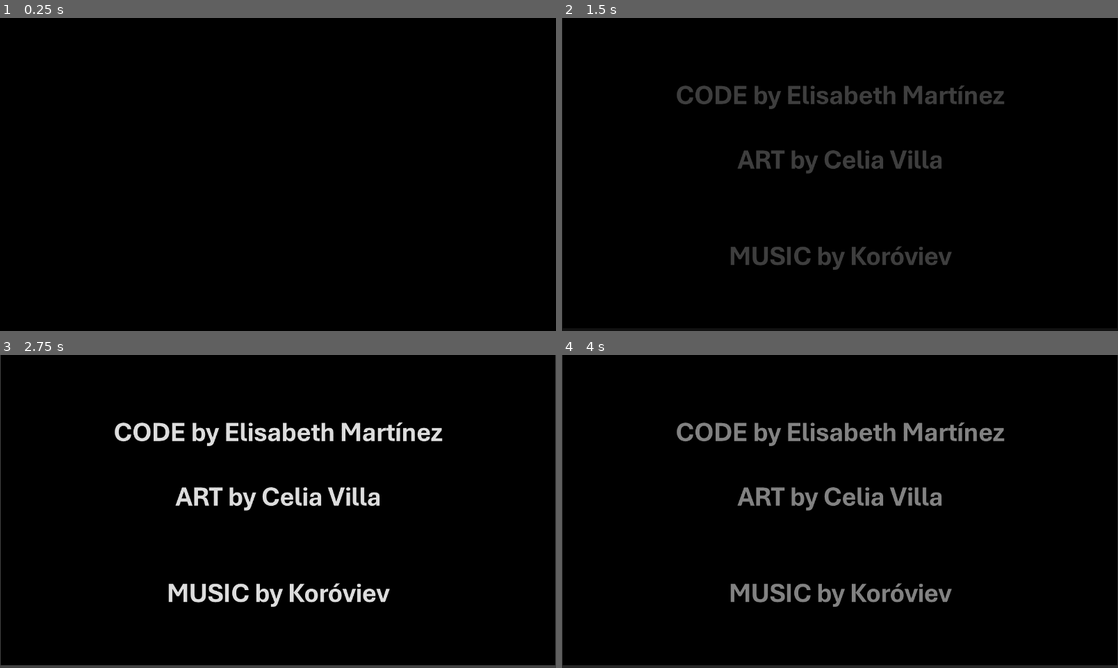
Above: before the commit, frames 1-4 (two rows, left to right).
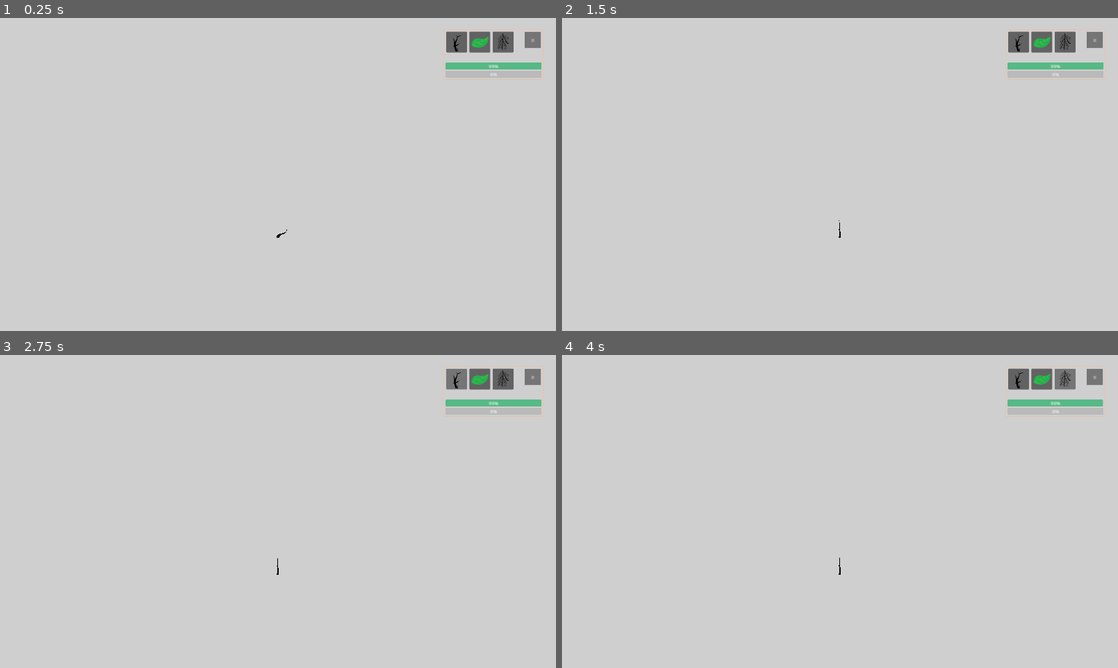
Above: after the commit, the same moments.

Repository: Elysaveth/gmtkjam24
Game: Godot game, scene res://scenes/intro.tscn
The game is run twice, just before and just after one commit, with the same random seed, the same clock (stepped at 60 frames per second) and the same inputs.
Inputs (mouse positions are in pixels of both pictures, inside the frame that each line leads up to):
- Up to frame 1 (0.25 s): no input
- Up to frame 2 (1.5 s): click (1095, 39) at 0.5 s, where only the run after the commit has a clickable "II"; click (840, 171) at 1.25 s, where only the run after the commit has a clickable "Retry"
- Up to frame 3 (2.75 s): click (455, 380) at 2.02 s
- Up to frame 4 (4 s): click (1040, 380) at 2.77 s; click (1062, 380) at 3.52 s

The runs differ from the first frame. In frame 1, 100% of the frame differs, in the area x 0-100%, y 0-100%; in frame 2, 100%; in frame 3, 97%; in frame 4, 100%.

Commit message:
crecimiento

Diff:
--- a/intro.gd
+++ b/intro.gd
@@ -3,10 +3,10 @@
 
 # Called when the node enters the scene tree for the first time.
 func _ready():
-	$AnimationPlayer.play("fade in")
-	await(get_tree().create_timer(10)).timeout
+	#$AnimationPlayer.play("fade in")
+	#await(get_tree().create_timer(10)).timeout
 	get_tree().change_scene_to_file("res://scenes/tree_level.tscn")
 
 # Called every frame. 'delta' is the elapsed time since the previous frame.
-func _process(delta):
+func _process(_delta):
 	pass
--- a/resources/normal_branch.tres
+++ b/resources/normal_branch.tres
@@ -4,5 +4,5 @@
 
 [resource]
 script = ExtResource("1_ferxl")
-growth_rate = 0.01
-move_rate = 1.0
+growth_rate = 0.003
+move_rate = 0.3
--- a/resources/normal_root.tres
+++ b/resources/normal_root.tres
@@ -4,5 +4,5 @@
 
 [resource]
 script = ExtResource("1_2ann1")
-growth_rate = 0.01
-move_rate = 1.0
+growth_rate = 0.001
+move_rate = 0.1
--- a/resources/normal_tree.tres
+++ b/resources/normal_tree.tres
@@ -21,7 +21,8 @@
 
 [resource]
 script = ExtResource("1_it08l")
-energy = 500
+energy = 1000
+move_rate_leafs = 2.5
 GROW_SPEED = 3.0
 MAX_ANGLE = 0.1
 branch_types = Array[PackedScene]([ExtResource("2_ef4dl"), ExtResource("3_dokdp"), ExtResource("4_2xror"), ExtResource( …(183 unchanged characters)…
--- a/scenes/intro.tscn
+++ b/scenes/intro.tscn
@@ -4,6 +4,33 @@
 [ext_resource type="Texture2D" uid="uid://d3gy86it0gxi1" path="res://sprites/INTRO/Slide1.PNG" id="2_8tbfw"]
 [ext_resource type="Texture2D" uid="uid://dnxpn7yr8351e" path="res://sprites/INTRO/Slide2.PNG" id="3_7go34"]
 [ext_resource type="AudioStream" uid="uid://cmudct671ayc4" path="res://resources/Popota said tiriri.mp3" id="3_argo6"]
+
+[sub_resource type="Animation" id="Animation_jrucf"]
+length = 0.001
+tracks/0/type = "value"
+tracks/0/imported = false
+tracks/0/enabled = true
+tracks/0/path = NodePath("ColorRect:color")
+tracks/0/interp = 1
+tracks/0/loop_wrap = true
+tracks/0/keys = {
+"times": PackedFloat32Array(0),
+"transitions": PackedFloat32Array(1),
+"update": 0,
+"values": [Color(0, 0, 0, 1)]
+}
+tracks/1/type = "value"
+tracks/1/imported = false
+tracks/1/enabled = true
+tracks/1/path = NodePath("Sprite2D:texture")
+tracks/1/interp = 1
+tracks/1/loop_wrap = true
+tracks/1/keys = {
+"times": PackedFloat32Array(0),
+"transitions": PackedFloat32Array(1),
+"update": 1,
+"values": [ExtResource("2_8tbfw")]
+}
 
 [sub_resource type="Animation" id="Animation_ml2be"]
 resource_name = "fade in"
@@ -31,33 +58,6 @@
 "transitions": PackedFloat32Array(1, 1),
 "update": 1,
 "values": [ExtResource("2_8tbfw"), ExtResource("3_7go34")]
-}
-
-[sub_resource type="Animation" id="Animation_jrucf"]
-length = 0.001
-tracks/0/type = "value"
-tracks/0/imported = false
-tracks/0/enabled = true
-tracks/0/path = NodePath("ColorRect:color")
-tracks/0/interp = 1
-tracks/0/loop_wrap = true
-tracks/0/keys = {
-"times": PackedFloat32Array(0),
-"transitions": PackedFloat32Array(1),
-"update": 0,
-"values": [Color(0, 0, 0, 1)]
-}
-tracks/1/type = "value"
-tracks/1/imported = false
-tracks/1/enabled = true
-tracks/1/path = NodePath("Sprite2D:texture")
-tracks/1/interp = 1
-tracks/1/loop_wrap = true
-tracks/1/keys = {
-"times": PackedFloat32Array(0),
-"transitions": PackedFloat32Array(1),
-"update": 1,
-"values": [ExtResource("2_8tbfw")]
 }
 
 [sub_resource type="Animation" id="Animation_anh1a"]
